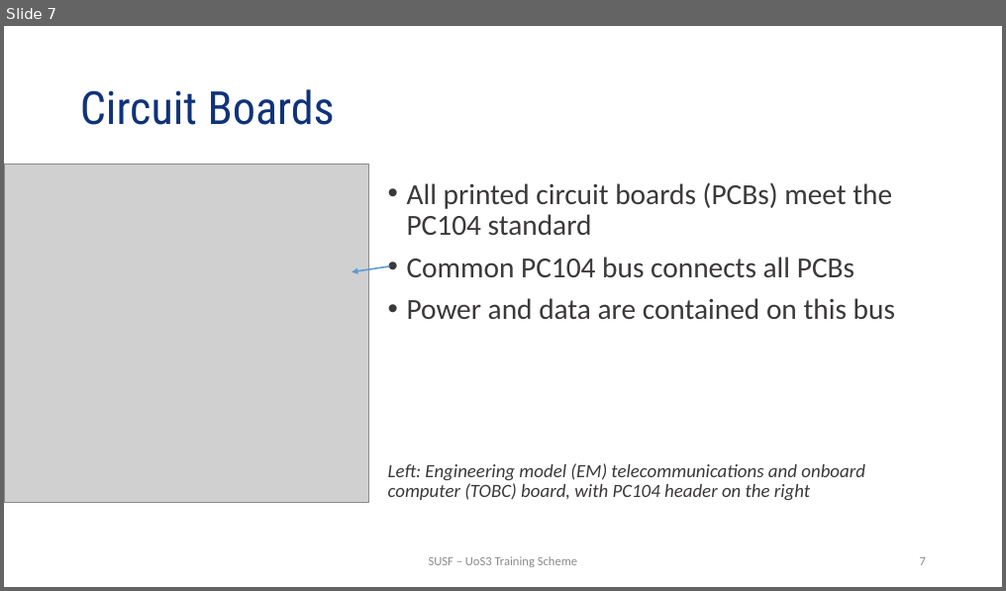
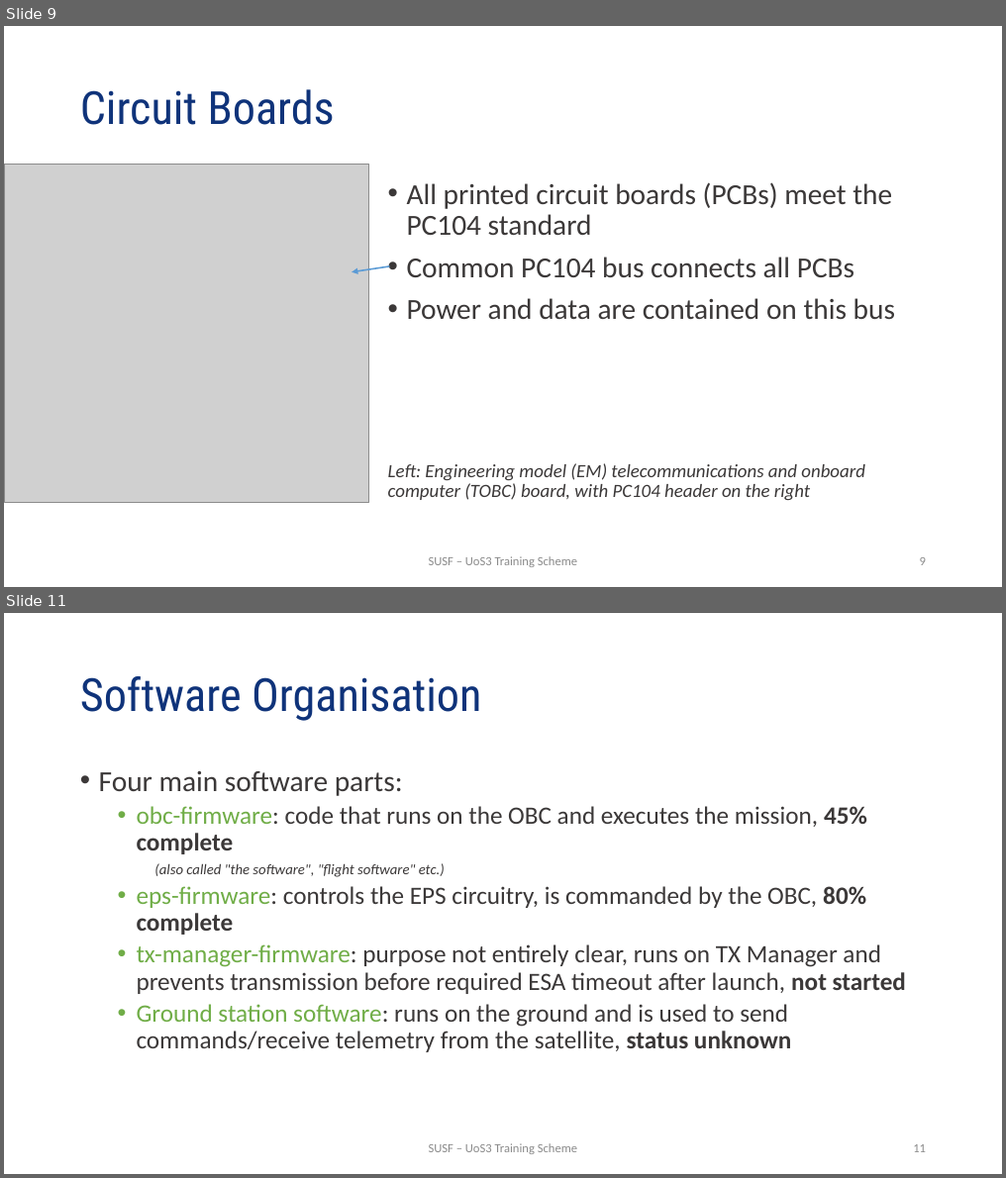
Before and after one commit to uos3/training-scheme, a slide deck: platform/UTS_SystemOverview.pptx. Shown one above the other, each under a label of ours: slide 7 before the commit, slides 9 and 11 after it; the slides between them are not shown. The pictures are 1006x591 and 1006x1178 pixels, drawn with LibreOffice and Linux fonts; fonts in the diff are those of the drawing; grey boxes stand for pictures; background and template pictures are left out. Boxes give left, top, right and bottom in pixels: in the first picture for what was removed or moved away, otherwise in the second. Text is boxed around its words. In the diff, an @@ line names an element or a change of style, - is before the commit and + after.

```diff
--- a/platform/UTS_SystemOverview.pptx
+++ b/platform/UTS_SystemOverview.pptx
@@ slide 11 added at (x1=4, y1=613, x2=1002, y2=1174), background #FFFFFF @@
@@ title added at (x1=80, y1=676, x2=481, y2=721), 44 pt, text #0F337A @@
+Software Organisation
@@ text added at (x1=99, y1=771, x2=906, y2=1053), 24 pt, text #3B3838 @@
+• Four main software parts:
+  • obc-firmware: code that runs on the OBC and executes the mission, 45% complete
+    (also called "the software", "flight software" etc.)
+  • eps-firmware: controls the EPS circuitry, is commanded by the OBC, 80% complete
+  • tx-manager-firmware: purpose not entirely clear, runs on TX Manager and prevents transmission before required ESA timeout after launch, not started
+  • Ground station software: runs on the ground and is used to send commands/receive telemetry from the satellite, status unknown
@@ text added at (x1=429, y1=1144, x2=577, y2=1155), 12 pt, text #8C8C8C @@
+SUSF – UoS3 Training Scheme
@@ page number added at (x1=913, y1=1145, x2=926, y2=1153), 12 pt, text #8C8C8C @@
+11
@@ what was slide 7 is now slide 9 @@
@@ page number at (x1=920, y1=558, x2=926, y2=566): text changed @@
-7
+9
```
Also in this commit, not shown: 5 other slides added.
